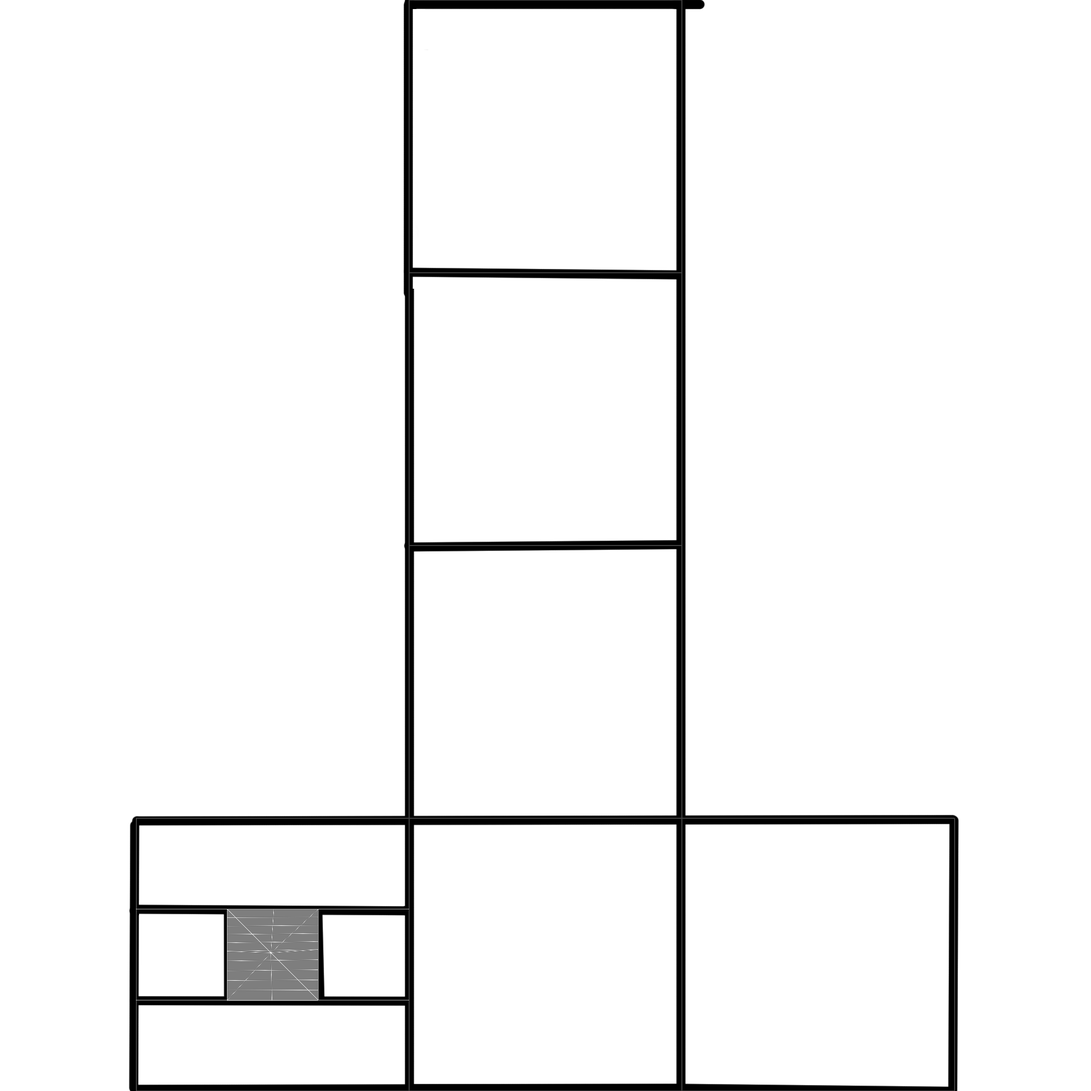
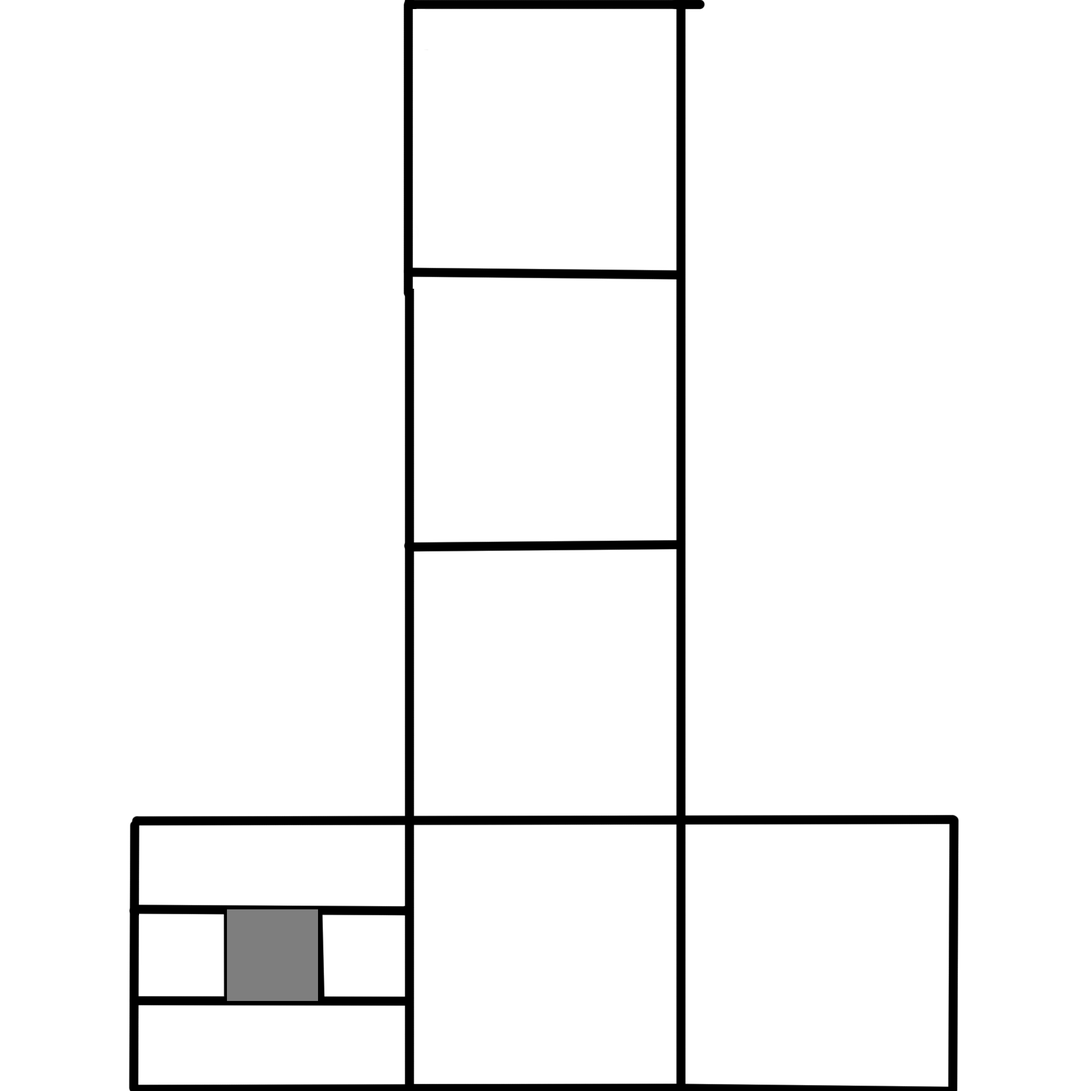
The second 1091px x 1091px image is a revision of the first. Changes to its layers:
hid "Layer 1" over [135, 0, 956, 1091]
